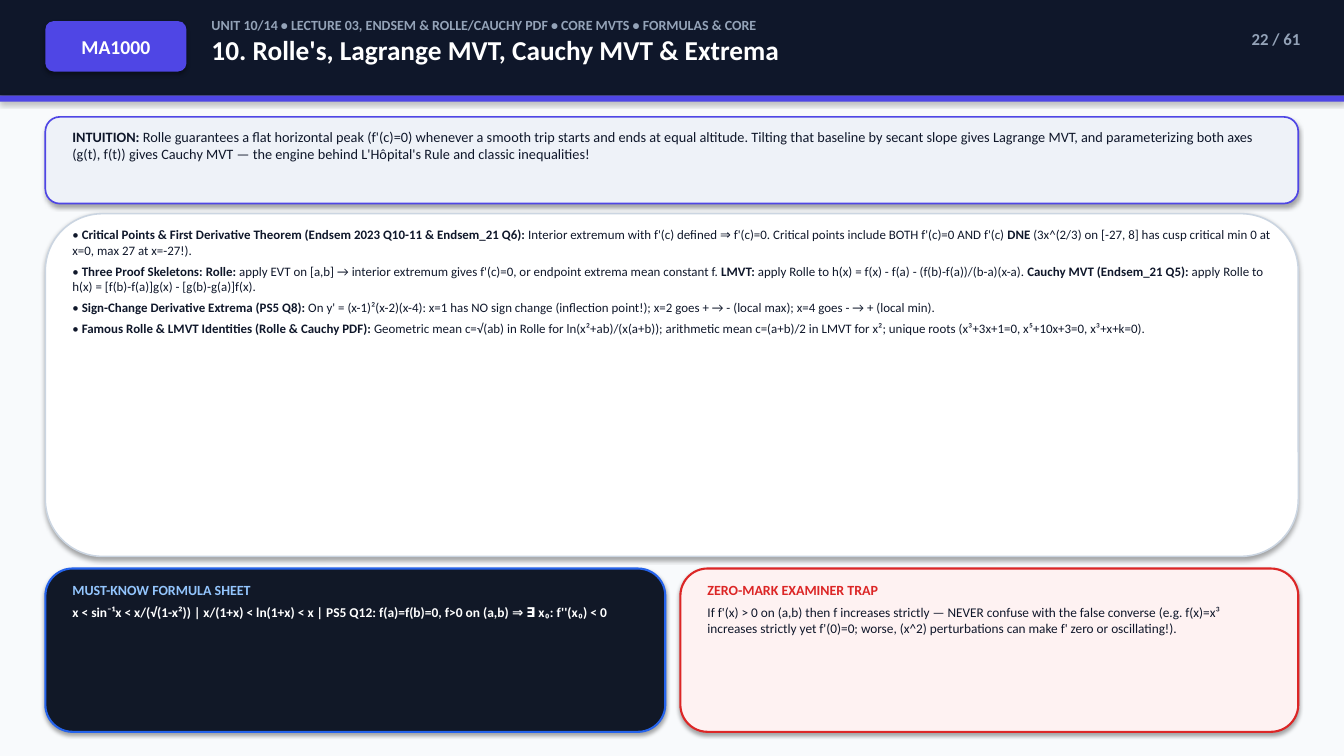
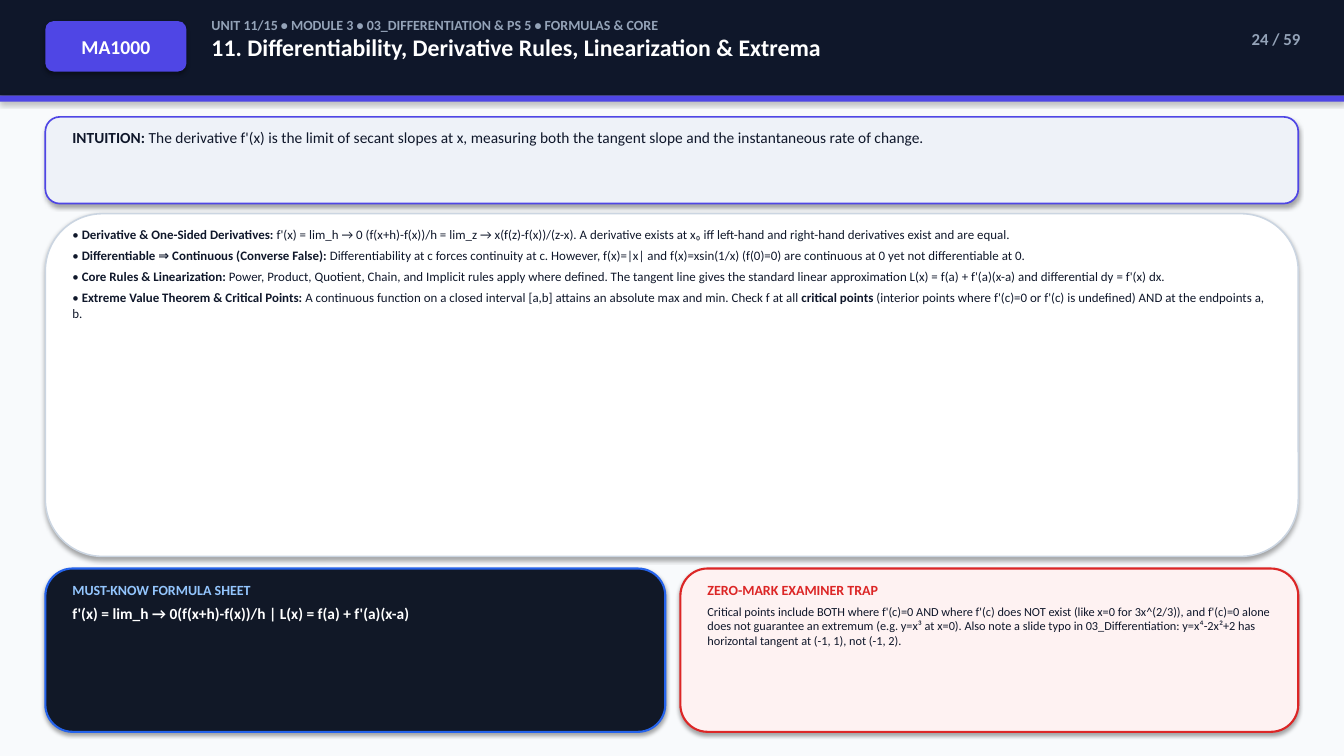
Before and after one commit to Sachitt-AV-08/iiitdm-sem1-study-hub, a slide deck: slide 24 of decks/MA1000_Calculus_Exam_Deck.pptx (slide 22 before the commit). Drawn at 1344x756 pixels with LibreOffice and Linux fonts; fonts in the diff are those of the drawing. Boxes give left, top, right and bottom in pixels: in the first picture for what was removed or moved away, otherwise in the second. Text is boxed around its words. In the diff, an @@ line names an element or a change of style, - is before the commit and + after.

Commit message:
Rebuild all 4 courses strictly from source slides/assignments, fix source typos, and simplify wording

```diff
--- a/decks/MA1000_Calculus_Exam_Deck.pptx
+++ b/decks/MA1000_Calculus_Exam_Deck.pptx
@@ text at box(211, 20, 821, 60): text changed; size 10 to 17 pt; text colour #94A3B8 to #FFFFFF @@
-UNIT 10/14 • LECTURE 03, ENDSEM & ROLLE/CAUCHY PDF • CORE MVTS • FORMULAS & CORE
-10. Rolle's, Lagrange MVT, Cauchy MVT & Extrema
+UNIT 11/15 • MODULE 3 • 03_DIFFERENTIATION & PS 5 • FORMULAS & CORE
+11. Differentiability, Derivative Rules, Linearization & Extrema
@@ text at box(1252, 34, 1300, 45): text changed @@
-22 / 61
+24 / 59
@@ text at box(72, 132, 923, 146): text changed; size 10.2 to 11 pt @@
-INTUITION: Rolle guarantees a flat horizontal peak (f'(c)=0) whenever a smooth trip starts and ends at equal altitude. Tilting that baseline by secant slope gives Lagrange MVT, and parameterizing both axes (g(t), f(t)) gives Cauchy MVT — the engine behind L'Hôpital's Rule and classic inequalities!
+INTUITION: The derivative f'(x) is the limit of secant slopes at x, measuring both the tangent slope and the instantaneous rate of change.
@@ text at box(72, 229, 1264, 318): text changed @@
-• Critical Points & First Derivative Theorem (Endsem 2023 Q10-11 & Endsem_21 Q6): Interior extremum with f'(c) defined ⇒ f'(c)=0. Critical points include BOTH f'(c)=0 AND f'(c) DNE (3x^(2/3) on [-27, 8] has cusp critical min 0 at x=0, max 27 at x=-27!).
-• Three Proof Skeletons: Rolle: apply EVT on [a,b] → interior extremum gives f'(c)=0, or endpoint extrema mean constant f. LMVT: apply Rolle to h(x) = f(x) - f(a) - (f(b)-f(a))/(b-a)(x-a). Cauchy MVT (Endsem_21 Q5): apply Rolle to h(x) = [f(b)-f(a)]g(x) - [g(b)-g(a)]f(x).
-• Sign-Change Derivative Extrema (PS5 Q8): On y' = (x-1)²(x-2)(x-4): x=1 has NO sign change (inflection point!); x=2 goes + → - (local max); x=4 goes - → + (local min).
-• Famous Rolle & LMVT Identities (Rolle & Cauchy PDF): Geometric mean c=√(ab) in Rolle for ln(x²+ab)/(x(a+b)); arithmetic mean c=(a+b)/2 in LMVT for x²; unique roots (x³+3x+1=0, x⁵+10x+3=0, x³+x+k=0).
+• Derivative & One-Sided Derivatives: f'(x) = lim_h → 0 (f(x+h)-f(x))/h = lim_z → x(f(z)-f(x))/(z-x). A derivative exists at x₀ iff left-hand and right-hand derivatives exist and are equal.
+• Differentiable ⇒ Continuous (Converse False): Differentiability at c forces continuity at c. However, f(x)=|x| and f(x)=xsin(1/x) (f(0)=0) are continuous at 0 yet not differentiable at 0.
+• Core Rules & Linearization: Power, Product, Quotient, Chain, and Implicit rules apply where defined. The tangent line gives the standard linear approximation L(x) = f(a) + f'(a)(x-a) and differential dy = f'(x) dx.
+• Extreme Value Theorem & Critical Points: A continuous function on a closed interval [a,b] attains an absolute max and min. Check f at all critical points (interior points where f'(c)=0 or f'(c) is undefined) AND at the endpoints a, b.
@@ text at box(72, 607, 409, 621): text changed; size 9.6 to 11 pt @@
-x < sin⁻¹x < x/(√(1-x²)) | x/(1+x) < ln(1+x) < x | PS5 Q12: f(a)=f(b)=0, f>0 on (a,b) ⇒ ∃ x₀: f''(x₀) < 0
+f'(x) = lim_h → 0(f(x+h)-f(x))/h | L(x) = f(a) + f'(a)(x-a)
@@ text at box(707, 607, 1270, 647): text changed; size 9.5 to 8.8 pt @@
-If f'(x) > 0 on (a,b) then f increases strictly — NEVER confuse with the false converse (e.g. f(x)=x³ increases strictly yet f'(0)=0; worse, (x^2) perturbations can make f' zero or oscillating!).
+Critical points include BOTH where f'(c)=0 AND where f'(c) does NOT exist (like x=0 for 3x^(2/3)), and f'(c)=0 alone does not guarantee an extremum (e.g. y=x³ at x=0). Also note a slide typo in 03_Differentiation: y=x⁴-2x²+2 has horizontal tangent at (-1, 1), not (-1, 2).
```
Also in this commit, not shown: 55 other slides changed, 3 slides added, 5 slides removed, 34 other files.
